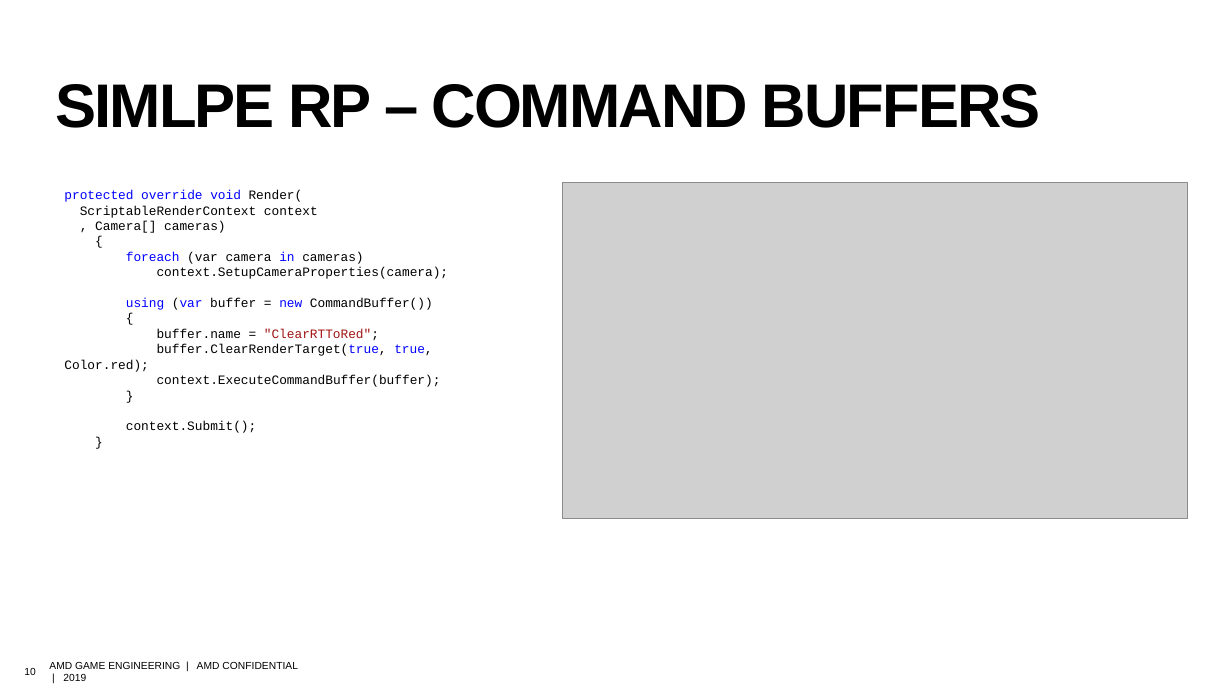
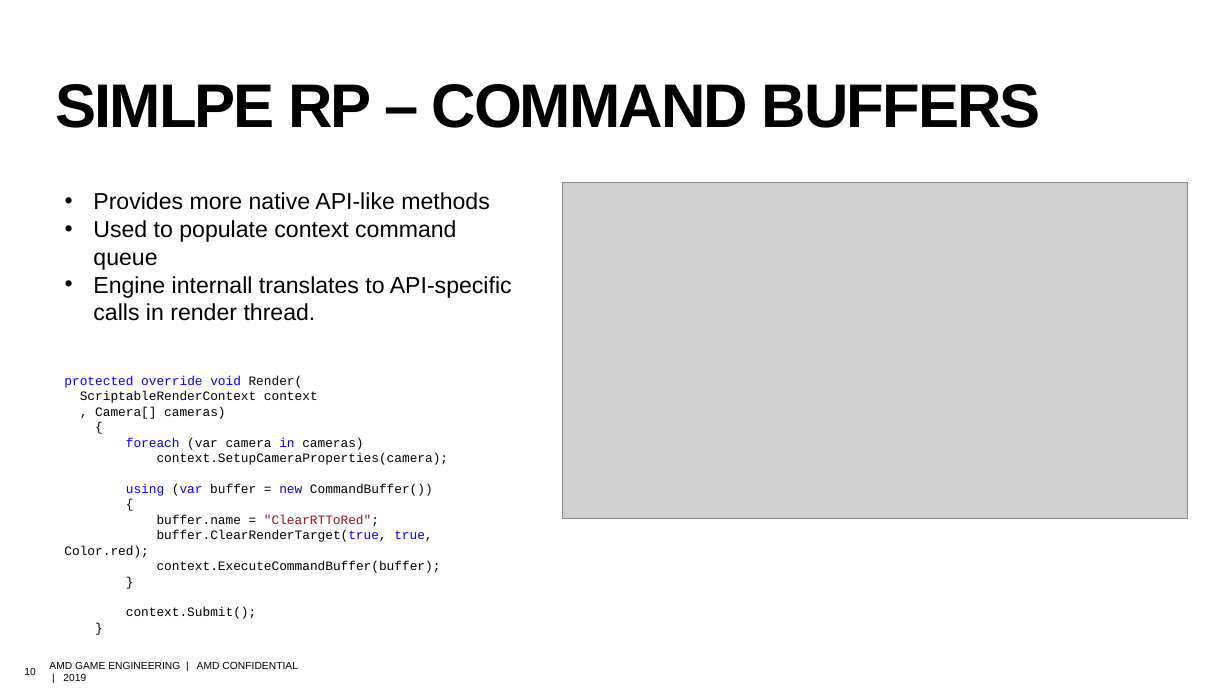
Before and after one commit to david-lively/CustomSRP, a slide deck: slide 10 of HDRP.pptx. Drawn at 1232x693 pixels with LibreOffice and Linux fonts; fonts in the diff are those of the drawing; grey boxes stand for pictures; background and template pictures are left out. Boxes give left, top, right and bottom in pixels: in the first picture for what was removed or moved away, otherwise in the second. Text is boxed around its words. In the diff, an @@ line names an element or a change of style, - is before the commit and + after.

```diff
--- a/HDRP.pptx
+++ b/HDRP.pptx
@@ text added at bbox=[93, 192, 512, 321], 18 pt, text #000000 @@
+• Provides more native API-like methods
+• Used to populate context command queue
+• Engine internall translates to API-specific calls in render thread.
@@ text "protected override void Render(": place and size @@
-text "protected override void Render(" at bbox=[64, 190, 449, 433]
+text "protected override void Render(" at bbox=[64, 376, 449, 619]
```
Also in this commit, not shown: 5 other slides changed, 4 slides added, 2 other files.
